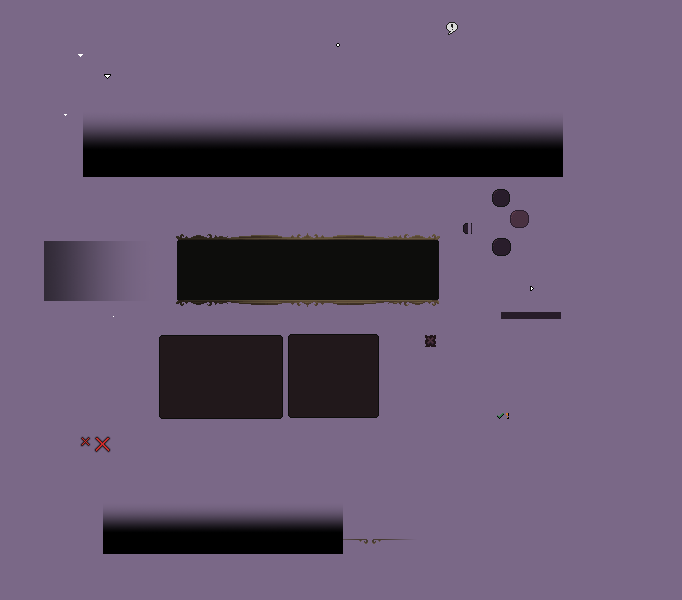
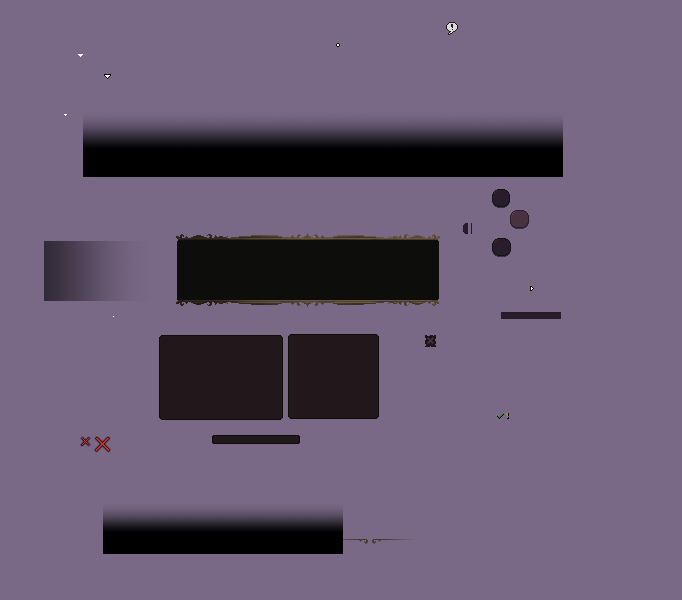
Layered file, before and after one edit (682x600). Changes by layer:
painted on "UITextButtonContainerEdge.png" over [463, 223, 468, 231]
painted on "InventoryInfoContainer.png" over [288, 416, 379, 419]
added layer "InventoryNavigationBar.png" above "InventoryGridContainer.png" over [212, 435, 300, 444]
painted on "InventoryGridContainer.png" over [159, 417, 283, 420]
